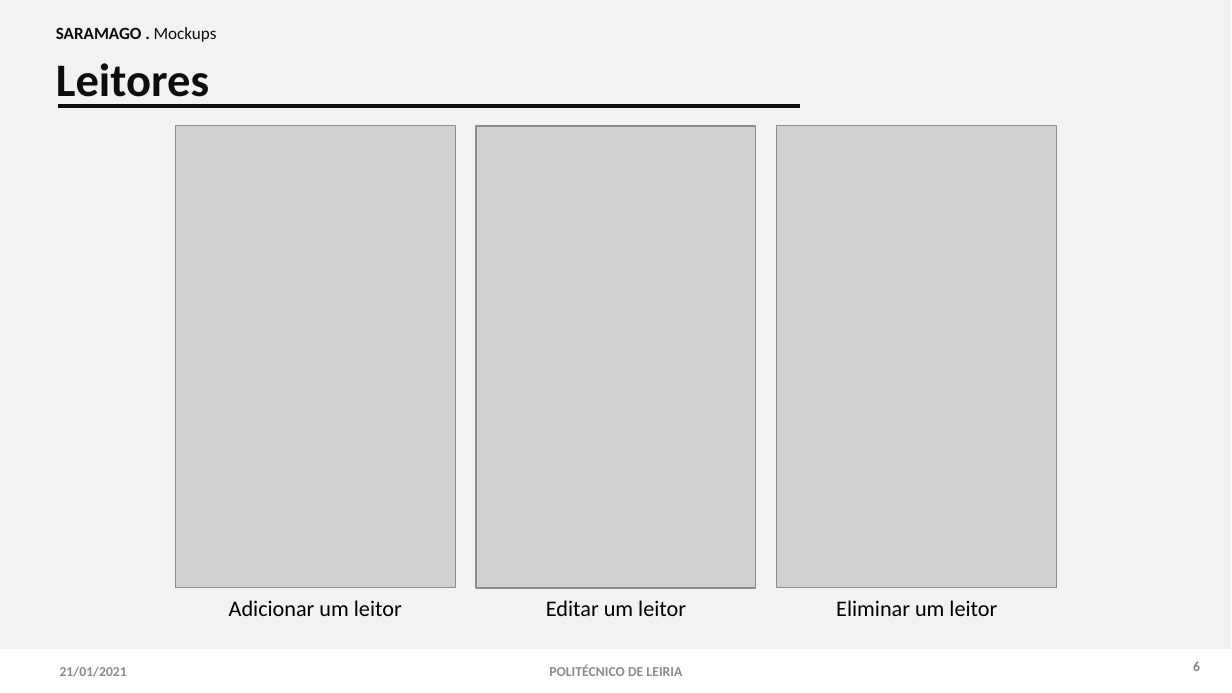
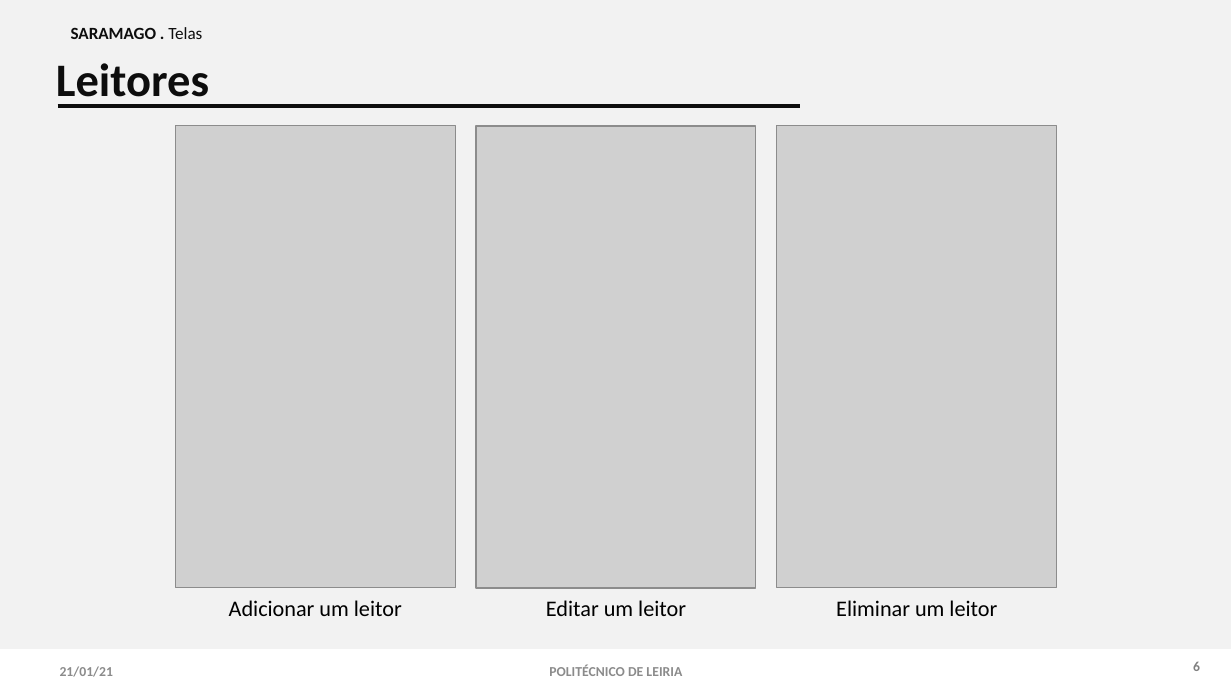
Before and after one commit to 2180622/IPL_PSI_ProjetoFinal_SARAMAGO, a slide deck: slide 7 of Documentacao/Android/IPL_AMSI_Relatorio.pptx. Drawn at 1232x693 pixels with LibreOffice and Linux fonts; fonts in the diff are those of the drawing; grey boxes stand for pictures. Boxes give left, top, right and bottom in pixels: in the first picture for what was removed or moved away, otherwise in the second. Text is boxed around its words. In the diff, an @@ line names an element or a change of style, - is before the commit and + after.

```diff
--- a/Documentacao/Android/IPL_AMSI_Relatorio.pptx
+++ b/Documentacao/Android/IPL_AMSI_Relatorio.pptx
@@ text at [71, 27, 202, 39]: text changed @@
-SARAMAGO . Mockups
+SARAMAGO . Telas
@@ text at [60, 666, 113, 677]: text changed @@
-21/01/2021
+21/01/21
```
Also in this commit, not shown: 10 other slides changed, 1 slide removed.
